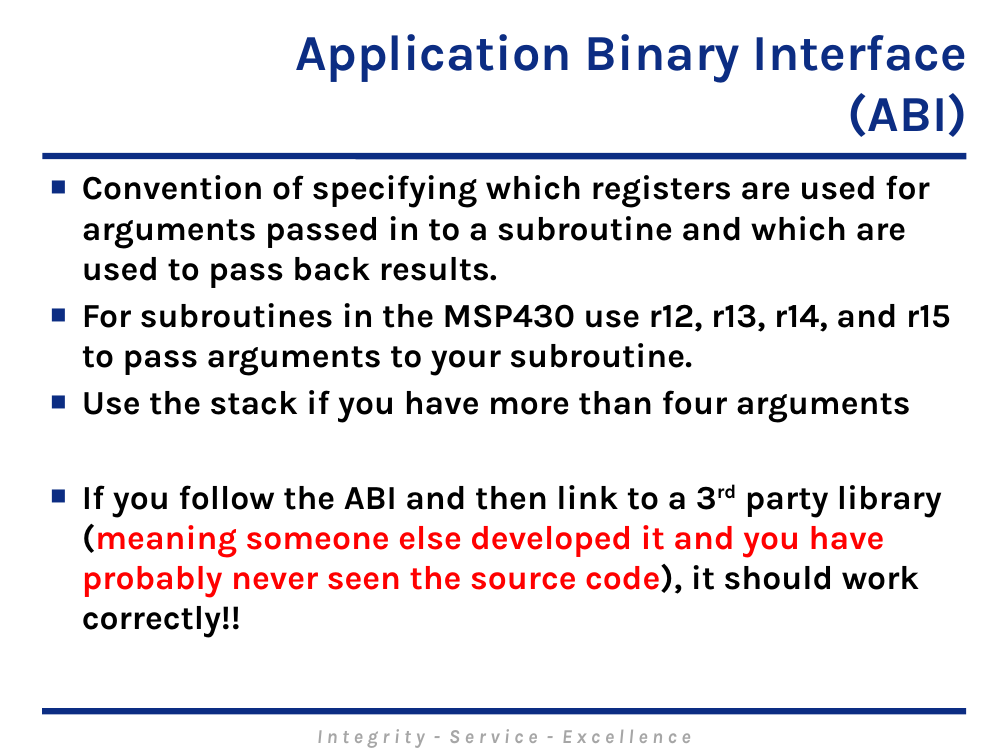
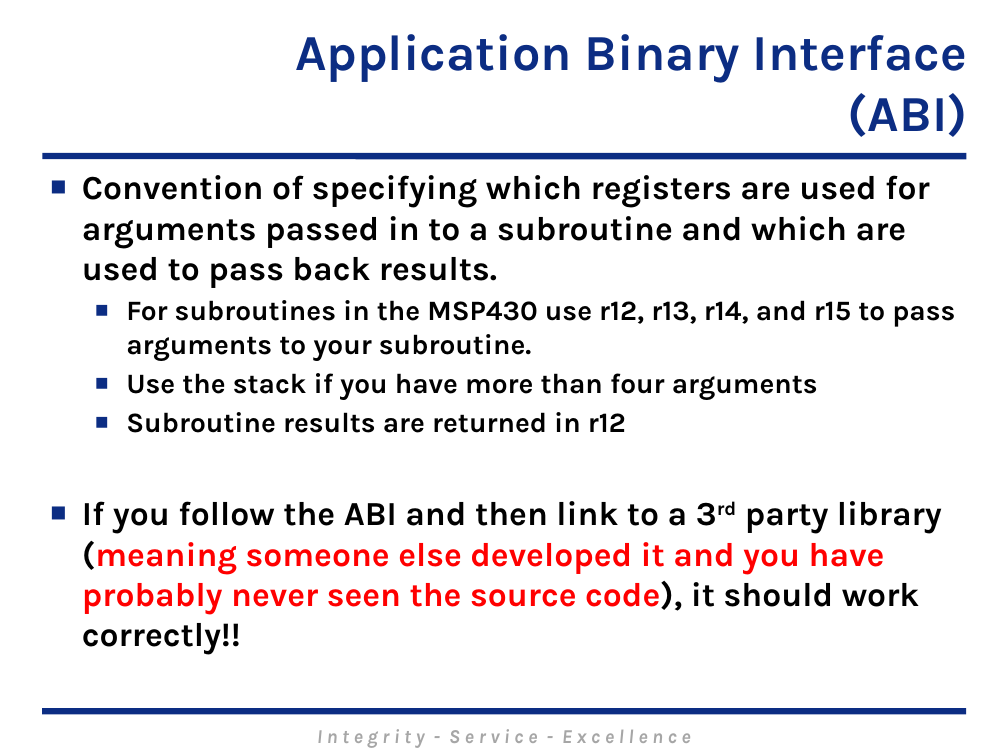
Before and after one commit to MarsUniversity/ECE382, a slide deck: slide 33 of source/lessons/lsn9-10/Lsn9-10.pptx (slide 32 before the commit). Drawn at 1008x756 pixels with LibreOffice and Linux fonts; fonts in the diff are those of the drawing; background and template pictures are left out. Boxes give left, top, right and bottom in pixels: in the first picture for what was removed or moved away, otherwise in the second. Text is boxed around its words. In the diff, an @@ line names an element or a change of style, - is before the commit and + after.

```diff
--- a/source/lessons/lsn9-10/Lsn9-10.pptx
+++ b/source/lessons/lsn9-10/Lsn9-10.pptx
@@ text at (126,300,955,400): size 24 to 20 pt in "For subroutines in the MSP430 use r12, ...", "Use the stack if you have more ..."; list level 1 to 2 in "For subroutines in the MSP430 ..."; list level 1 to 2 in "Use the stack if you ..." @@
@@ text at (126,412,626,433): paragraph added @@
+  ■ Subroutine results are returned in r12
```
Also in this commit, not shown: 2 other slides changed, 1 slide added.
